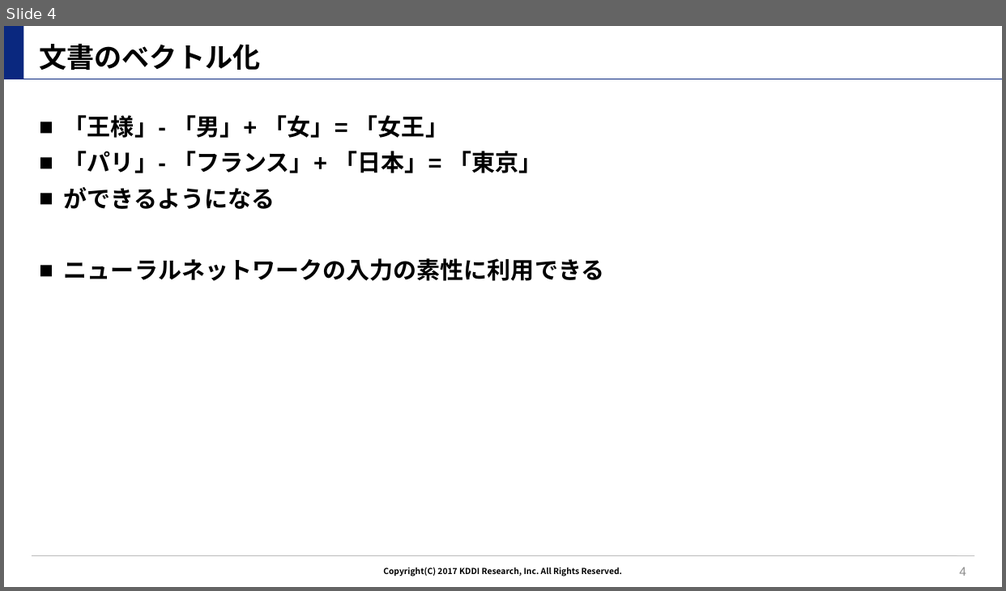
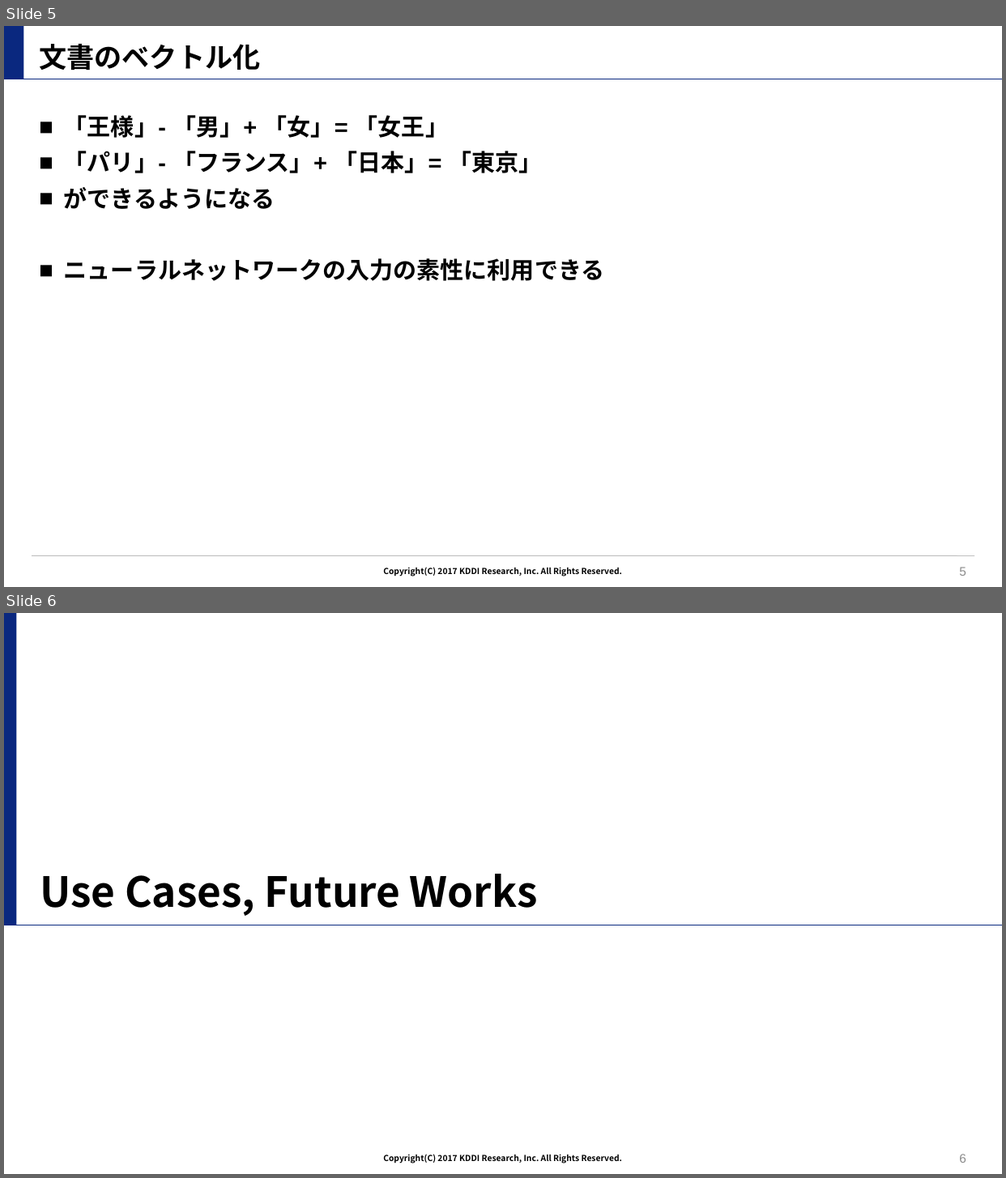
Before and after one commit to tilmitt11191/paper_graph, a slide deck: overview.pptx. Shown one above the other, each under a label of ours: slide 4 before the commit, slides 5 and 6 after it. The pictures are 1006x591 and 1006x1178 pixels, drawn with LibreOffice and Linux fonts; fonts in the diff are those of the drawing; background and template pictures are left out. Boxes give left, top, right and bottom in pixels: in the first picture for what was removed or moved away, otherwise in the second. Text is boxed around its words. In the diff, an @@ line names an element or a change of style, - is before the commit and + after.

```diff
--- a/overview.pptx
+++ b/overview.pptx
@@ slide 6 added at [4, 613, 1002, 1174], background #FFFFFF; not listed: 1 template element that a slide beside it also shows @@
@@ rectangle added at [4, 613, 17, 925], fill #0A287F @@
@@ title added at [40, 874, 538, 916], 40 pt, text #000000, bold @@
+Use Cases, Future Works
@@ line added from (4, 925) to (1002, 925), #0A287F 0.75 pt @@
@@ page number added at [959, 1154, 966, 1163], 12 pt, text #8C8C8C @@
+6
@@ what was slide 4 is now slide 5 @@
@@ page number at [959, 567, 966, 576]: text changed @@
-4
+5
```
Also in this commit, not shown: 1 slide changed, 8 other slides added, 1 slide removed.
